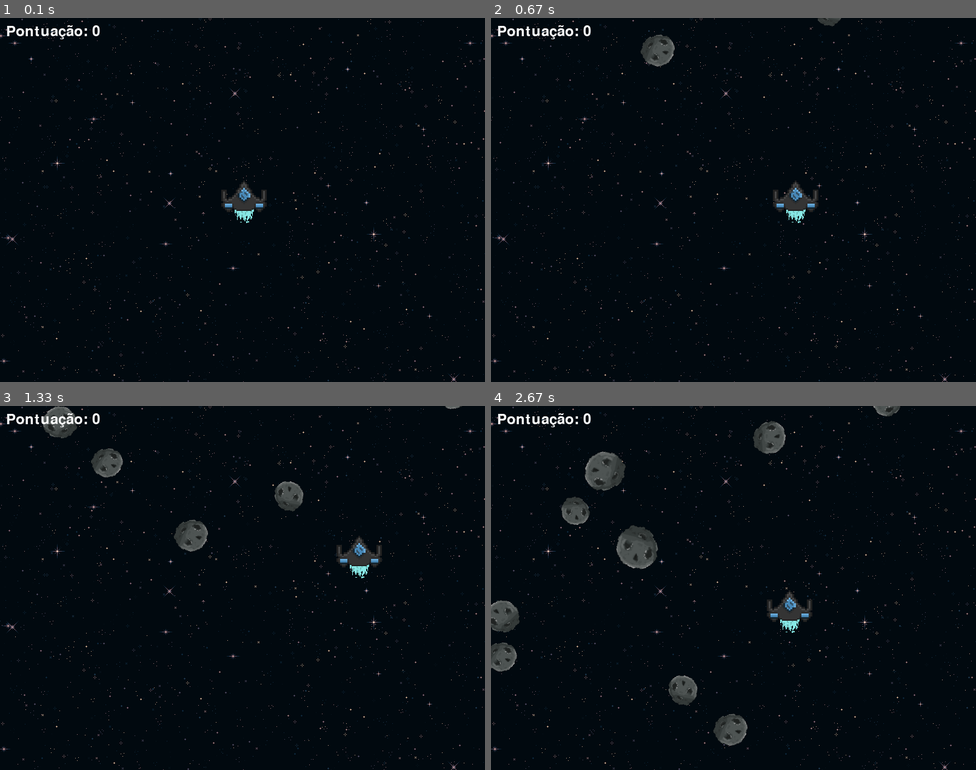
Above: before the commit, frames 1-4 (two rows, left to right).
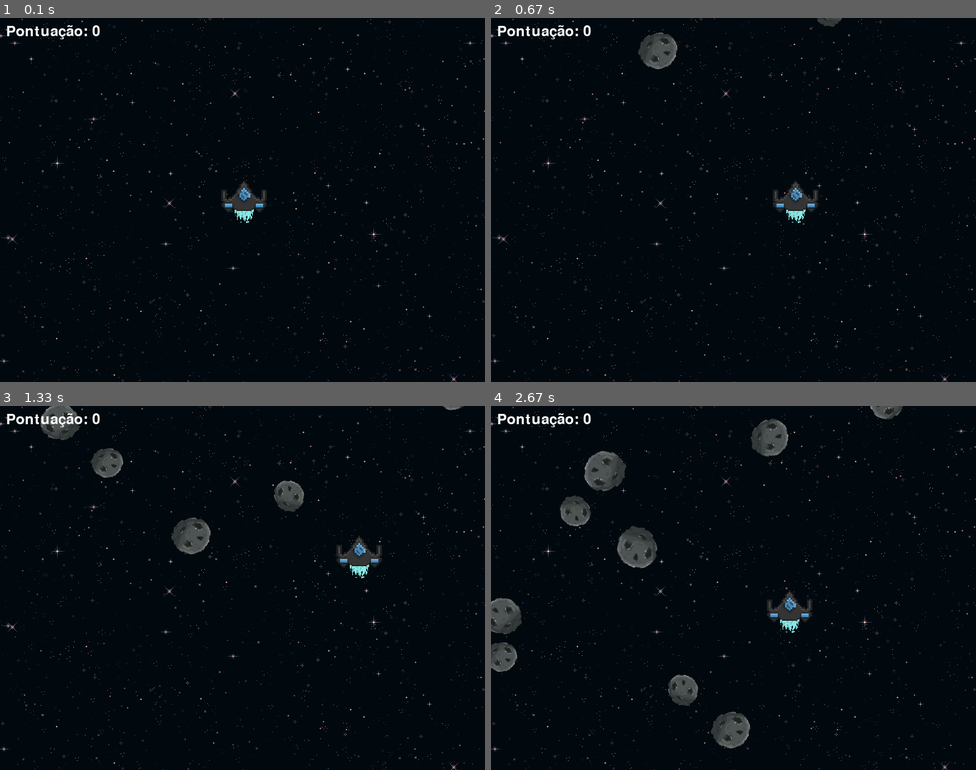
Above: after the commit, the same moments.

Repository: RafaelCarneiro16/MeteorRushPygame
Game: pygame game, started from codigo/main.py
Same seed, same stepped clock (60 frames per second), same inputs: the game is played once before the commit and once after it.
Inputs:
- Up to frame 1 (0.1 s): no input
- Up to frame 2 (0.67 s): hold Right from 0.33 s (still down)
- Up to frame 3 (1.33 s): release Right at 0.8 s; hold Up 0.83-1.13 s; hold Right from 1.17 s (still down)
- Up to frame 4 (2.67 s): release Right at 1.63 s; hold Left 1.67-2.2 s; hold Down 2.23-2.53 s; hold Left from 2.57 s (still down)

Frame 1 is identical in both runs. In frame 2, 0.2% of the frame differs, in the area x 30-73%, y 0-15%; in frame 3, 0.5%; in frame 4, 1.0%, in the area x 0-85%, y 0-95%.

Commit message:
Alteração tamanho meteoro

Diff:
--- a/codigo/meteoro.py
+++ b/codigo/meteoro.py
@@ -6,7 +6,7 @@
     def __init__(self, x, grupo):
         super().__init__(grupo)
         self.original_image = pygame.image.load(rf"C:\MeusGits\MeteorRushPyGame\imagens\meteoro.png").convert_alpha()
-        tamanho_imagem = random.uniform(0.8, 1.3)
+        tamanho_imagem = random.choice([0.94, 1.15, 1.25])
         self.__image = pygame.transform.rotozoom(self.original_image, random.randint(0, 360), tamanho_imagem)
         self.__rect = self.__image.get_rect(center = (x, -50))
         self.__direcao = random.randint(-2,2)
